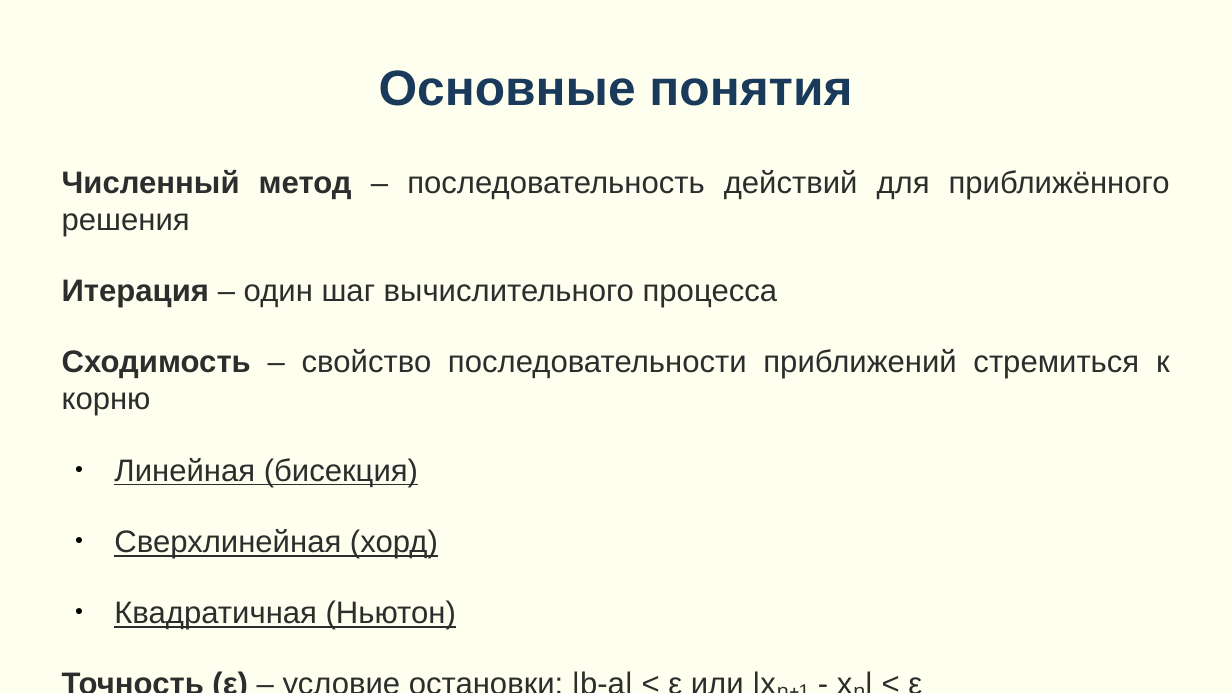
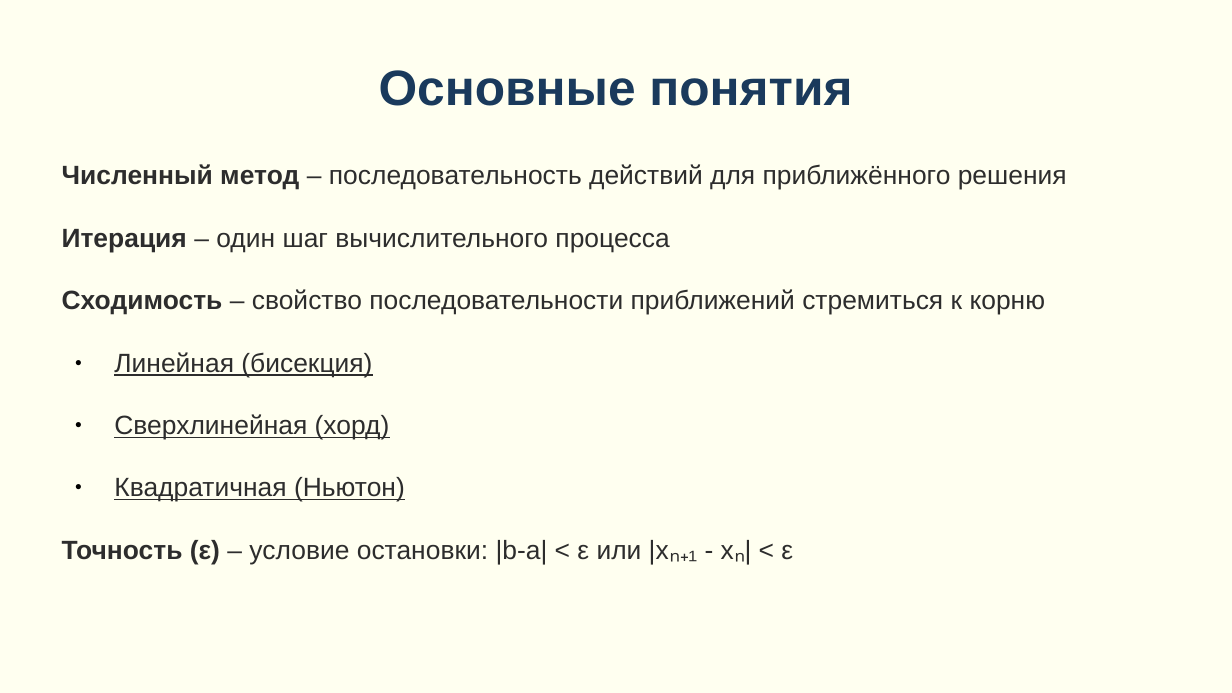
Before and after one commit to matveeu/Equation-solver, a slide deck: slide 5 of Презентация по проекту.pptx. Drawn at 1232x693 pixels with LibreOffice and Linux fonts; fonts in the diff are those of the drawing. Boxes give left, top, right and bottom in pixels: in the first picture for what was removed or moved away, otherwise in the second. Text is boxed around its words. In the diff, an @@ line names an element or a change of style, - is before the commit and + after.

```diff
--- a/Презентация по проекту.pptx
+++ b/Презентация по проекту.pptx
@@ text "Численный метод – последовательность действий ..." at [62, 164, 1067, 564]: size 20 to 17 pt; line spacing 1 to 0.9 @@
```
Also in this commit, not shown: 8 other slides changed.
